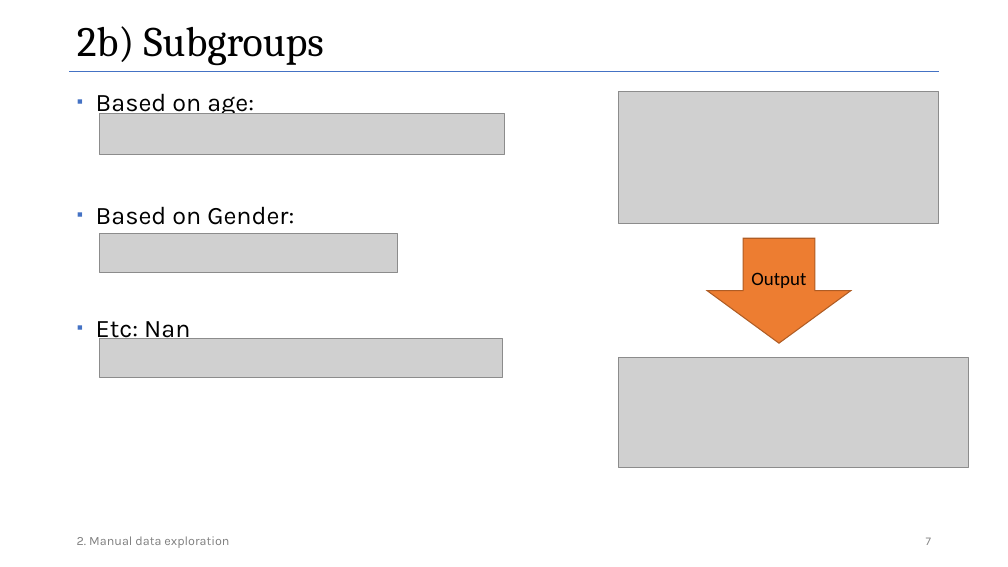
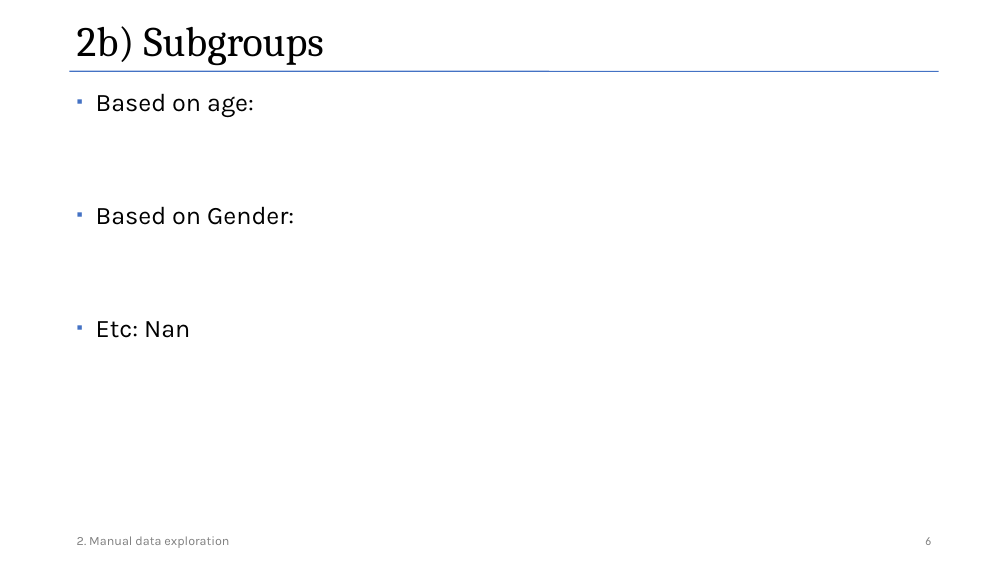
Before and after one commit to Data-Challenge-Team-8/data_challenge_team_8, a slide deck: slide 6 of presentation_task1/presentation_1_data_challenges_v02.pptx (slide 7 before the commit). Drawn at 1008x567 pixels with LibreOffice and Linux fonts; fonts in the diff are those of the drawing; grey boxes stand for pictures. Boxes give left, top, right and bottom in pixels: in the first picture for what was removed or moved away, otherwise in the second. Text is boxed around its words. In the diff, an @@ line names an element or a change of style, - is before the commit and + after.

Commit message:
Rework of Presentation (v2)
Added images folder for the presentation
Added statistics folder for excel files for reference

```diff
--- a/presentation_task1/presentation_1_data_challenges_v02.pptx
+++ b/presentation_task1/presentation_1_data_challenges_v02.pptx
@@ text "Based on age:" rewrapped from [96,93,294,343] to [96,93,294,338] @@
@@ picture removed at [99,113,504,154] @@
@@ picture removed at [619,91,939,224] @@
@@ picture removed at [99,234,398,272] @@
@@ down arrow removed at [707,238,851,343] @@
-Output
@@ picture removed at [99,339,502,377] @@
@@ picture removed at [619,358,969,467] @@
@@ page number at [925,537,931,545]: text changed @@
-7
+6
```
Also in this commit, not shown: 8 other slides changed, 4 slides removed, 11 other files.
